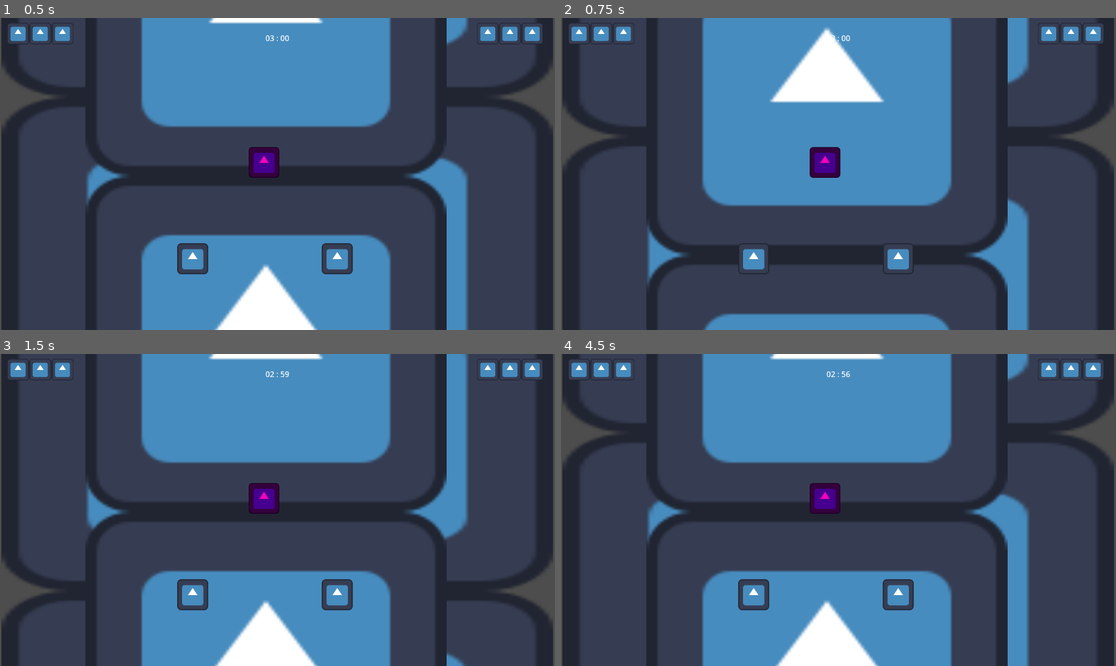
Above: before the commit, frames 1-4 (two rows, left to right).
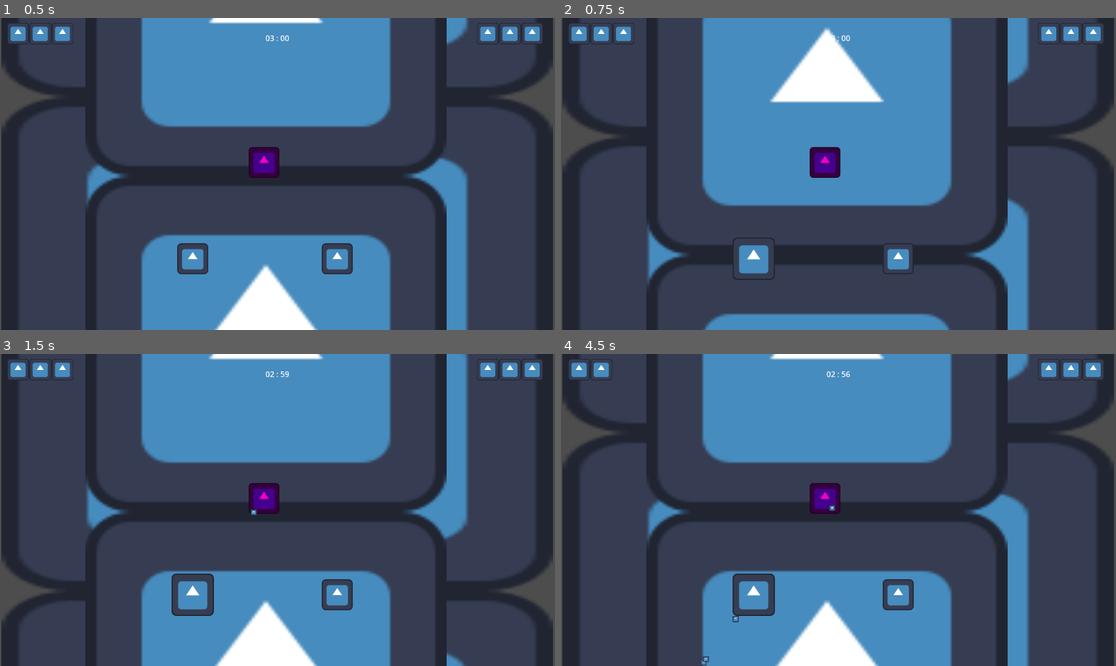
Above: after the commit, the same moments.

Repository: SUTD-Dev-n-Dice/CCG-2025
Game: Godot game, scene res://Scenes/Levels/Minigames/BulletHell.tscn
Same seed, same stepped clock (60 frames per second), same inputs: the game is played once before the commit and once after it. This scene is started directly instead of the project's main scene. The engine's default icon, where the game draws it, is replaced by a stand-in: a white triangle on a blue panel in a dark square.
Inputs:
- Up to frame 1 (0.5 s): no input
- Up to frame 2 (0.75 s): tap Z (z) at 0.6 s
- Up to frame 3 (1.5 s): tap Z (z) at 1.35 s
- Up to frame 4 (4.5 s): tap Z (z) every 0.75 s from 2.1 to 4.35 s

Frame 1 is identical in both runs. In frame 2, 0.4% of the frame differs, in the area x 30-39%, y 70-84%; in frame 3, 0.8%; in frame 4, 1.0%, in the area x 9-50%, y 1-100%.
Error before the commit: Parse Error: Function "take_damage" has the same name as a previously declared function. (res://Scripts/Objects/BulletHell/player.gd:106)

Commit message:
feat: playable homing bullets!!
also fixed collision layers, now to playtest the balancing...

Diff:
--- a/Scenes/Levels/Minigames/BulletHell.tscn
+++ b/Scenes/Levels/Minigames/BulletHell.tscn
@@ -23,8 +23,13 @@
 [sub_resource type="RectangleShape2D" id="RectangleShape2D_vy5ie"]
 size = Vector2(53, 680)
 
-[node name="BulletHell" type="Node2D"]
+[sub_resource type="RectangleShape2D" id="RectangleShape2D_37tp8"]
+size = Vector2(1188, 20)
+
+[node name="BulletHell" type="Node2D" node_paths=PackedStringArray("player1Pos", "player2Pos")]
 script = ExtResource("1_tijud")
+player1Pos = NodePath("Player1")
+player2Pos = NodePath("Player2")
 
 [node name="GameUI" type="Control" parent="."]
 layout_mode = 3
@@ -184,6 +189,8 @@
 
 [node name="road_walls" type="StaticBody2D" parent="Boundary"]
 position = Vector2(87, -13)
+collision_layer = 8
+collision_mask = 7
 
 [node name="CollisionShape2D" type="CollisionShape2D" parent="Boundary/road_walls"]
 position = Vector2(491, -11)
@@ -202,14 +209,24 @@
 shape = SubResource("RectangleShape2D_vy5ie")
 
 [node name="bullet_walls" type="Area2D" parent="Boundary"]
+collision_layer = 8
+collision_mask = 7
 
 [node name="CollisionShape2D2" type="CollisionShape2D" parent="Boundary/bullet_walls"]
-position = Vector2(1179, 326)
+position = Vector2(950, 326)
 shape = SubResource("RectangleShape2D_vy5ie")
 
 [node name="CollisionShape2D" type="CollisionShape2D" parent="Boundary/bullet_walls"]
-position = Vector2(-27, 325)
-shape = SubResource("RectangleShape2D_vy5ie")
+position = Vector2(153, 318)
+shape = SubResource("RectangleShape2D_vy5ie")
+
+[node name="CollisionShape2D3" type="CollisionShape2D" parent="Boundary/bullet_walls"]
+position = Vector2(581, -8)
+shape = SubResource("RectangleShape2D_37tp8")
+
+[node name="CollisionShape2D4" type="CollisionShape2D" parent="Boundary/bullet_walls"]
+position = Vector2(573, 654)
+shape = SubResource("RectangleShape2D_37tp8")
 
 [node name="Enemy" parent="." groups=["Enemy"] instance=ExtResource("2_vy5ie")]
 position = Vector2(548, 300)
@@ -233,3 +250,4 @@
 [connection signal="button_down" from="GameUI/GameOver/Return" to="." method="_on_return_button_down"]
 [connection signal="button_down" from="GameUI/GameOver/Retry" to="." method="_on_retry_button_down"]
 [connection signal="area_entered" from="Boundary/bullet_walls" to="Boundary" method="_on_left_area_entered"]
+[connection signal="body_entered" from="Boundary/bullet_walls" to="Boundary" method="_on_bullet_walls_body_entered"]
--- a/Scenes/Objects/BulletHell/bullet.tscn
+++ b/Scenes/Objects/BulletHell/bullet.tscn
@@ -8,7 +8,9 @@
 [sub_resource type="RectangleShape2D" id="RectangleShape2D_a25nj"]
 size = Vector2(10, 10)
 
-[node name="Bullet" type="RigidBody2D"]
+[node name="Bullet" type="RigidBody2D" groups=["Bullet"]]
+collision_layer = 4
+collision_mask = 11
 gravity_scale = 0.0
 script = ExtResource("1_u6p15")
 
@@ -17,8 +19,8 @@
 texture = ExtResource("1_tc2gm")
 
 [node name="Area2D" type="Area2D" parent="."]
-collision_layer = 16
-collision_mask = 0
+collision_layer = 4
+collision_mask = 11
 monitoring = false
 
 [node name="CollisionShape2D" type="CollisionShape2D" parent="Area2D"]
@@ -29,7 +31,9 @@
 
 [node name="Damage" type="Node" parent="."]
 script = ExtResource("3_pxiut")
-atk = null
-iframe_duration = null
-is_continuous = null
-repeat_duration = null
+
+[node name="Timer" type="Timer" parent="."]
+wait_time = 5.0
+autostart = true
+
+[connection signal="timeout" from="Timer" to="." method="_on_timer_timeout"]
--- a/Scenes/Objects/BulletHell/enemy.tscn
+++ b/Scenes/Objects/BulletHell/enemy.tscn
@@ -27,6 +27,8 @@
 
 [node name="Enemy" type="CharacterBody2D"]
 scale = Vector2(0.5, 0.5)
+collision_layer = 2
+collision_mask = 13
 script = ExtResource("1_bcrhi")
 
 [node name="AnimatedSprite2D" type="AnimatedSprite2D" parent="."]
--- a/Scenes/Objects/BulletHell/player.tscn
+++ b/Scenes/Objects/BulletHell/player.tscn
@@ -1,12 +1,16 @@
-[gd_scene load_steps=4 format=3 uid="uid://bk0iaodxsy7rl"]
+[gd_scene load_steps=5 format=3 uid="uid://bk0iaodxsy7rl"]
 
-[ext_resource type="Script" uid="uid://difeg63wm16fq" path="res://Scripts/Objects/BulletHell/Player.gd" id="1_dfbp3"]
+[ext_resource type="Script" uid="uid://difeg63wm16fq" path="res://Scripts/Objects/BulletHell/player.gd" id="1_dfbp3"]
 [ext_resource type="Texture2D" uid="uid://dvg3baum031v0" path="res://icon.svg" id="2_al5dy"]
 
 [sub_resource type="RectangleShape2D" id="RectangleShape2D_dfbp3"]
 size = Vector2(64, 64)
 
+[sub_resource type="RectangleShape2D" id="RectangleShape2D_al5dy"]
+size = Vector2(58, 58)
+
 [node name="Player" type="CharacterBody2D"]
+collision_mask = 14
 script = ExtResource("1_dfbp3")
 
 [node name="Sprite2D" type="Sprite2D" parent="."]
@@ -16,3 +20,12 @@
 [node name="CollisionShape2D" type="CollisionShape2D" parent="."]
 scale = Vector2(0.9, 0.9)
 shape = SubResource("RectangleShape2D_dfbp3")
+
+[node name="Area2d" type="Area2D" parent="."]
+collision_mask = 14
+
+[node name="CollisionShape2D" type="CollisionShape2D" parent="Area2d"]
+shape = SubResource("RectangleShape2D_al5dy")
+
+[connection signal="area_entered" from="Area2d" to="." method="_on_area_2d_area_entered"]
+[connection signal="area_exited" from="Area2d" to="." method="_on_area_2d_area_exited"]
--- a/Scripts/Objects/BulletHell/BoundaryHandler.gd
+++ b/Scripts/Objects/BulletHell/BoundaryHandler.gd
@@ -1,22 +1,16 @@
 extends Node
 
+func _on_bullet_walls_area_entered(area: Area2D) -> void:
+	var bullet = area.get_parent()
+	print("Debug: " + bullet.name)
+	if bullet.is_in_group("Bullet"):
+		print("Debug: Area delete")
+		bullet.destroy_bullet()
+	pass # Replace with function body.
 
-func _on_top_area_entered(area: Area2D) -> void:
-	if (area.is_in_group("Bullet")):
-		# TODO: call bullet's destroy function
-		pass
 
-func _on_bottom_area_entered(area: Area2D) -> void:
-	if (area.is_in_group("Bullet")):
-		# TODO: call bullet's destroy function
-		pass
-
-func _on_left_area_entered(area: Area2D) -> void:
-	if (area.is_in_group("Bullet")):
-		# TODO: call bullet's destroy function
-		pass
-
-func _on_right_area_entered(area: Area2D) -> void:
-	if (area.is_in_group("Bullet")):
-		# TODO: call bullet's destroy function
-		pass
+func _on_bullet_walls_body_entered(body: Node2D) -> void:
+	if (body.is_in_group("Bullet")):
+		print("Debug: Body delete")
+		body.destroy_bullet()
+	pass # Replace with function body.
--- a/Scripts/Objects/BulletHell/Bullet.gd
+++ b/Scripts/Objects/BulletHell/Bullet.gd
@@ -1,2 +1,11 @@
 extends Node
 class_name Bullet
+
+func destroy_bullet():
+	print("[Debug] Delete Bullet")
+	queue_free()
+
+
+func _on_timer_timeout() -> void:
+	queue_free()
+	pass # Replace with function body.
--- a/Scripts/Objects/BulletHell/DamageSource.gd
+++ b/Scripts/Objects/BulletHell/DamageSource.gd
@@ -25,12 +25,12 @@
 	if not is_continuous:
 		return null
 
-	for player
-
-	# Check if invincibility is over
-	if delta * 1000 > repeat_duration:
-		_contact_update_time[player] = now
-		return atk
+	for player in _contact_start_time.keys():
+		# Check if invincibility is over
+		if delta * 1000 > repeat_duration:
+			var now = Time.get_ticks_msec()
+			_contact_update_time[player] = now
+			return atk
 
 	return null
 
@@ -45,8 +45,7 @@
 		_contact_update_time[player] = now
 		player.take_damage(atk)
 
-	player.take_damage(null)
-
+	player.take_damage(0.0)
 
 ## Reset player tracking.
 func on_leave(player: PlayerBulletHell):
--- a/Scripts/Objects/BulletHell/Enemy.gd
+++ b/Scripts/Objects/BulletHell/Enemy.gd
@@ -5,9 +5,10 @@
 var type : String			# type of vehicle, affects sprites later
 
 @onready var game_manager = get_node("/root/BulletHell")
+var bullet = preload("res://Scenes/Objects/BulletHell/bullet.tscn")
 
 var bulletDamage : int  = 5
-var target_position : Vector2
+var target_position : CharacterBody2D
 var speed: float = 500.0
 
 var stateMachine : StateMachine
@@ -30,7 +31,7 @@
 		target_position = game_manager.player2Pos
 
 func move_to_player() -> int:
-	var direction: Vector2 = (target_position - global_position).normalized()
+	var direction: Vector2 = (target_position.global_position - global_position).normalized()
 	velocity = direction * speed
 	move_and_slide()
 
@@ -43,7 +44,25 @@
 			return 0
 
 	#Case 2: If it reaches target position, go back to idle
-	if (target_position.distance_to(position) < 5):
+	if (target_position.global_position.distance_to(position) < 5):
 		return 1
 	else:
 		return 2
+
+func spawn_bullet() -> void:
+	var _bullet = bullet.instantiate()
+
+	# set bullet movement variables (target location, etc.)
+	var movement = _bullet.get_node("Movement")
+	if movement:
+		movement.init(target_position)
+		movement.initial_speed = 5
+		movement.acceleration = 5
+
+	# set bullet damage variables
+	var damage = _bullet.get_node("Damage")
+	if damage:
+		damage.atk = 1.0
+
+	_bullet.position = position
+	get_tree().current_scene.add_child(_bullet)
--- a/Scripts/Objects/BulletHell/GameManager.gd
+++ b/Scripts/Objects/BulletHell/GameManager.gd
@@ -1,8 +1,8 @@
 extends Node
 
 # players update this every frame, enemy only accesses when necessary
-@export var player1Pos : Vector2 = Vector2.ZERO
-@export var player2Pos : Vector2 = Vector2.ZERO
+@export var player1Pos : CharacterBody2D
+@export var player2Pos : CharacterBody2D
 
 var player1: CharacterBody2D
 var player2: CharacterBody2D
@@ -29,10 +29,10 @@
 	player2.health_changed.connect(heartsUI2.update_hearts)
 	player2.game_end.connect(game_end)
 
-func setPlayer1Position(pos: Vector2) -> void:
+func setPlayer1Position(pos: Node2D) -> void:
 	player1Pos = pos
 
-func setPlayer2Position(pos: Vector2) -> void:
+func setPlayer2Position(pos: Node2D) -> void:
 	player2Pos = pos
 
 func getState() -> bool:
--- a/Scripts/Objects/BulletHell/MainTimer.gd
+++ b/Scripts/Objects/BulletHell/MainTimer.gd
@@ -24,8 +24,6 @@
 
 	var minutes = int(currentTime / 60)
 	var seconds = int(currentTime % 60)
-
-	print(minutes, " : ", str(seconds).pad_zeros(2) )
 	set_text(str(str(minutes).pad_zeros(2), " : ", str(seconds).pad_zeros(2)))
 
 	if currentTime <= 0:
--- a/Scripts/Objects/BulletHell/MoveToTargetLinearAcc.gd
+++ b/Scripts/Objects/BulletHell/MoveToTargetLinearAcc.gd
@@ -1,21 +1,23 @@
 ## Lets
 extends Node
 
-@export var target_location: Node2D
+@export var target_location: CharacterBody2D
 
 @export var initial_speed: float
 @export var acceleration: float
 
 var body: RigidBody2D
 
-
 ## Get unit direction to target_location.
 func get_direction():
 	var direction = target_location.global_position - body.global_position
 	return direction.normalized()
 
+func init(target: CharacterBody2D) -> void:
+	target_location = target
+
 func _ready():
-	body = owner as RigidBody2D
+	body = get_parent() as RigidBody2D
 	var dir = get_direction()
 	body.linear_velocity = dir * initial_speed
 
--- a/Scripts/Objects/BulletHell/States/Select.gd
+++ b/Scripts/Objects/BulletHell/States/Select.gd
@@ -10,8 +10,8 @@
 func choose_attack() -> void:
 	var rand = randi_range(1,10) # can be changed to mess with probability / balance
 
-	# shoots 70%, charge 30%
-	if rand <= 7:
+	# shoots 60%, charge 40%
+	if rand <= 6:
 		finished.emit(SHOOT)
 	else:
 		finished.emit(CHARGE)
--- a/Scripts/Objects/BulletHell/States/Shoot.gd
+++ b/Scripts/Objects/BulletHell/States/Shoot.gd
@@ -5,8 +5,11 @@
 
 var canShoot : bool = true
 
+var players : Array[String] = ["1", "2"]
+
 func enter(previous_state_path: String, data := {}) -> void:
 	anger = get_parent().get_parent().angerLevel
+	get_parent().get_parent().set_target_position(players[randi() % 2])
 	bullets = 5
 	print("Entered Shoot State")
 
@@ -23,7 +26,7 @@
 	canShoot = false
 	bullets -= 1
 
-	print("Bang!") # temp line, spawn bullet here
+	get_parent().get_parent().spawn_bullet()
 
 	# start cooldown timer
 	var t = get_tree().create_timer(0.5)
--- a/Scripts/Objects/BulletHell/player.gd
+++ b/Scripts/Objects/BulletHell/player.gd
@@ -27,6 +27,12 @@
 var state: PlayerState = PlayerState.GROUNDED
 @export var health: int = 1000000
 
+func _ready():
+	if name == "Player1":
+		game_manager.setPlayer1Position(self)
+	elif name == "Player2":
+		game_manager.setPlayer2Position(self)
+
 func update_state(new_state: PlayerState):
 	state = new_state
 	match state:
@@ -41,12 +47,6 @@
 	# movement
 	var input_direction = Input.get_vector(left, right, up, down).normalized()
 	velocity = input_direction * 400
-
-	# use name as the indicator for current player
-	if name == "Player1":
-		game_manager.setPlayer1Position(position)
-	elif name == "Player2":
-		game_manager.setPlayer2Position(position)
 
 	# jump
 	if (state == PlayerState.GROUNDED and Input.is_action_just_pressed(jump)):
@@ -74,17 +74,21 @@
 		var collider = collision.get_collider()
 		if collider is CharacterBody2D && collider.is_in_group("Enemy"):
 			velocity = Vector2.ZERO
-			take_damage()
+			take_damage(1.0)
 			return 0
 
-func take_damage():
+func take_damage(dmg):
 	if not canTakeDamage:
 		return
+
+	if dmg == 0.0:
+		print("[DEBUG] No damage dealt")
+		return
+
 	canTakeDamage = false
-
 	healthQuarts -= 1.0
 	emit_signal("health_changed", healthQuarts) # connected in game manager to heartsUI
-	print("Player hit! Health now:", healthQuarts)
+	print("[DEBUG] health: ", healthQuarts)
 
 	if healthQuarts == 0.0:
 		emit_signal("game_end")
@@ -98,24 +102,15 @@
 	var dmg = damage_source.on_hit(self)
 	take_damage(dmg)
 
-
 func proc_bullet_leave(bullet: Bullet):
 	var damage_source: DamageSource = bullet.get_node("Damage")
 	damage_source.on_leave(self)
-
-func take_damage(dmg):
-	if dmg == null:
-		print("[DEBUG] No damage dealt")
-	else:
-		health -= dmg
-		print("[DEBUG] health: ", health)
 
 func _on_area_2d_area_entered(area: Area2D) -> void:
 	var other = area.get_parent()
 	if other is Bullet:
 		proc_bullet_enter(other)
 
-
 func _on_area_2d_area_exited(area: Area2D) -> void:
 	var other = area.get_parent()
 	if other is Bullet:
--- a/project.godot
+++ b/project.godot
@@ -24,6 +24,7 @@
 
 Enemy="A hostile enemy opposing player"
 Player="A user controlled entity"
+Bullet="A projectile that deals damage"
 
 [input]
 
Not shown: 1 places in Scenes/Levels/Minigames/BulletHell.tscn that only renumber resources
